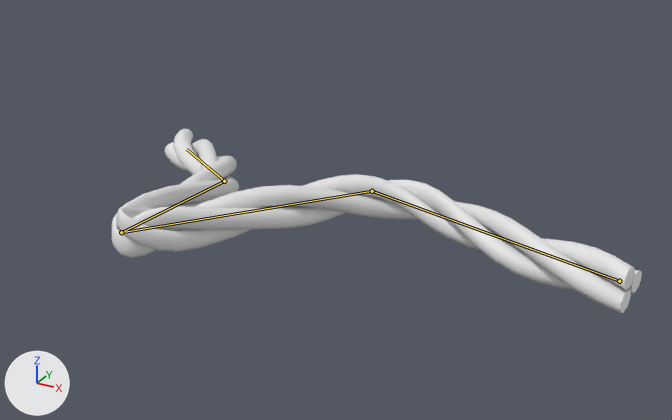
The FBX model Assets/Art/Characters/Enemies/EN_Tube_Jump.fbx: old version first, new version second.
One viewpoint serves both versions: a camera (50 mm lens) standing at (8.79, -10.79, 6.05) and looking at (2.67, 0.33, 0.49). Every picture has the same lights, and +X, +Y and +Z are marked at lower left. The older version comes first. Both versions are drawn at frame 7 of the action 'Armature|BlockPassage'; the numbers are the values there. The bones that change, and the others that lie on the model, are drawn over the model as lines.

Names of what the first picture shows: 'Cable'.
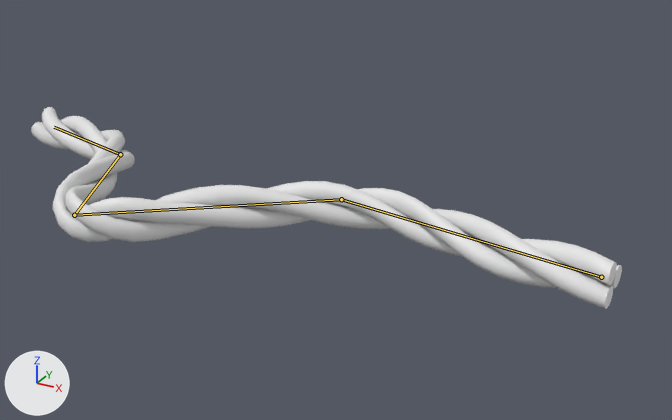
Location of each change, [x1, y1, x2, y2] in pixels of the pictures (672 x 420 px):
'Cable', posed (11% wider, 10% taller)
    before: [112, 129, 642, 313]
    after: [31, 107, 622, 309]
bone 'Bone', root to tip
    before: (619, 281) to (372, 191)
    after: (601, 277) to (341, 199)
bone 'Bone.001', root to tip
    before: (372, 191) to (121, 232)
    after: (341, 199) to (74, 215)
bone 'Bone.002', root to tip
    before: (121, 232) to (224, 181)
    after: (74, 215) to (120, 154)

The edits, one by one:
Bone 'Bone' (bone_bone) moves from (0.3, -3.04, 0.03) to (0.3, -2.93, 0.03).
Bone 'Bone' (bone_bone) turns from (-13, 0, -1) to (-7, 0, 0) degrees about its own x, y and z.
Bone 'Bone.001' (bone_bone_001) turns from (70, 1, -2) to (47, 1, -1) degrees about its own x, y and z.
Bone 'Bone.002' (bone_bone_002) turns from (-141, 5, -3) to (-102, 2, -2) degrees about its own x, y and z.
